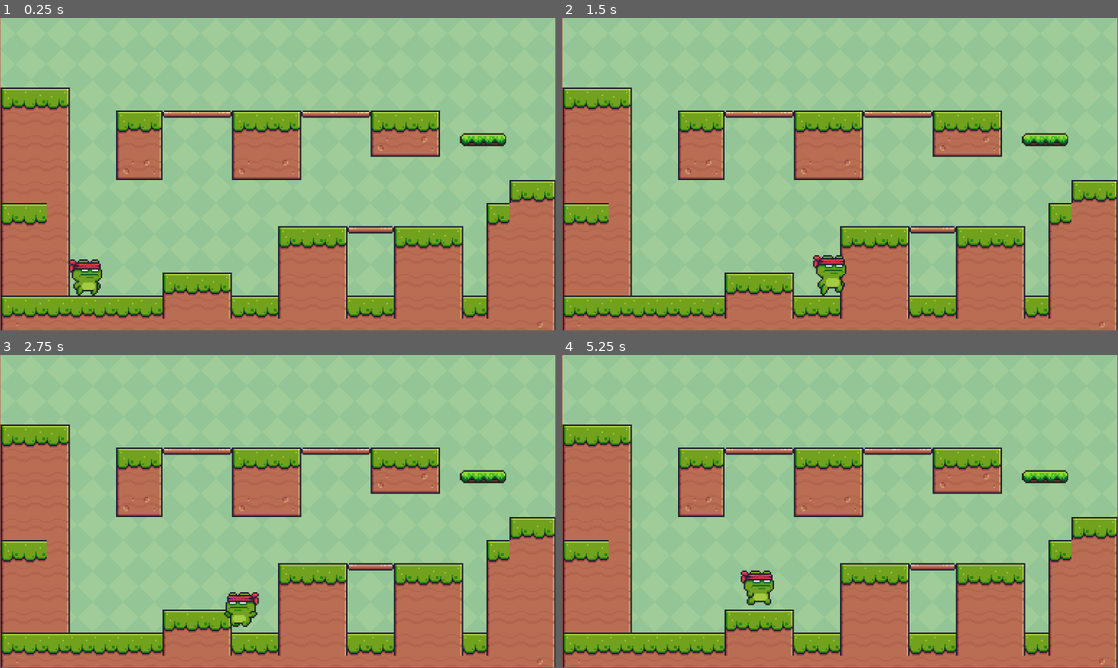
Above: before the commit, frames 1-4 (two rows, left to right).
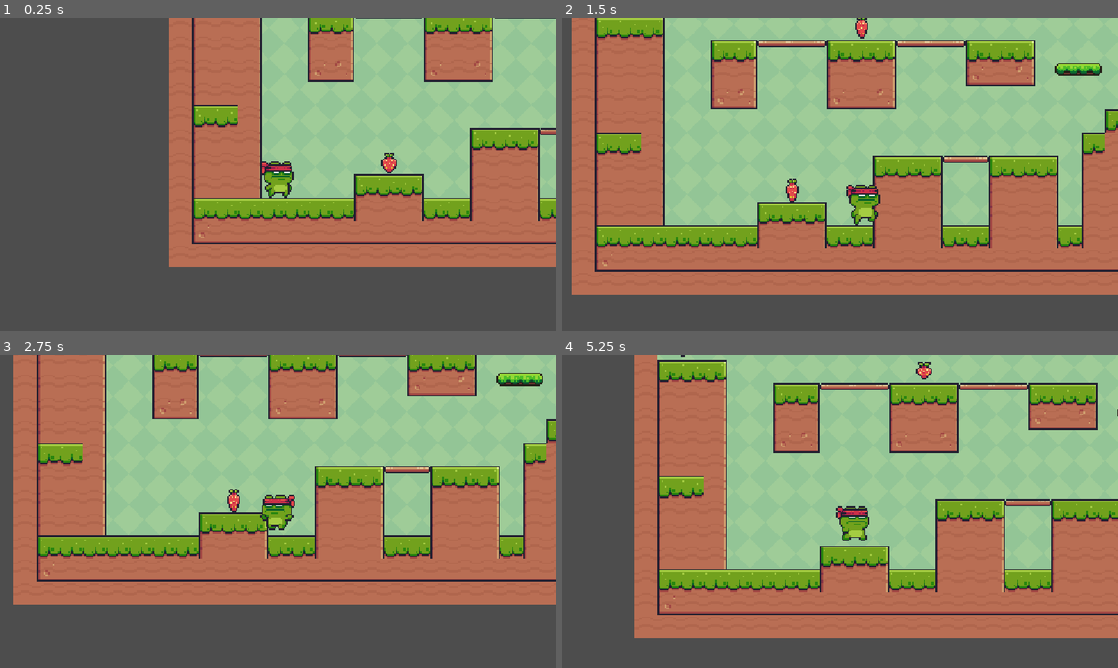
Above: after the commit, the same moments.

Repository: AbbYassine/My_Second
Game: Godot game, scene res://scenes/main.tscn
Same seed, same stepped clock (60 frames per second), same inputs: the game is played once before the commit and once after it.
Inputs:
- Up to frame 1 (0.25 s): no input
- Up to frame 2 (1.5 s): hold D (move_right) from 0.53 s (still down); tap Space (jump) at 0.77 s
- Up to frame 3 (2.75 s): tap Space (jump) at 1.52 s; release D (move_right) at 2.03 s; hold A (move_left) from 2.03 s (still down)
- Up to frame 4 (5.25 s): release A (move_left) at 2.78 s; hold D (move_right) 2.78-4.28 s; tap Space (jump) at 3.02, 3.77, 4.52 s; hold A (move_left) 4.28-5.03 s; hold D (move_right) from 5.03 s (still down)
In our replay, the window is 799x449 before the commit and 800x450 after it. These sizes can differ from the game's own. Grey fills any space a smaller window leaves; there, only what the larger window draws over its background counts as a difference.

The runs differ from the first frame. In frame 1, 78% of the frame differs, in the area x 0-100%, y 0-100%; in frame 2, 60%; in frame 3, 68%; in frame 4, 63%.

Commit message:
collectables + script for points

Diff:
--- a/project.godot
+++ b/project.godot
@@ -14,6 +14,11 @@
 run/main_scene="uid://dg4f6phtcbqqn"
 config/features=PackedStringArray("4.6", "Forward Plus")
 config/icon="res://icon.svg"
+
+[display]
+
+window/stretch/mode="canvas_items"
+window/stretch/aspect="expand"
 
 [input]
 
--- a/scenes/main.tscn
+++ b/scenes/main.tscn
@@ -4,6 +4,8 @@
 [ext_resource type="Texture2D" uid="uid://cqn1g5hwackjm" path="res://assets/Terrain/Terrain (16x16).png" id="2_0wfyh"]
 [ext_resource type="PackedScene" uid="uid://bvjfg1ah8v3ni" path="res://scenes/player.tscn" id="3_sugp2"]
 [ext_resource type="PackedScene" uid="uid://c28672vppc2c0" path="res://scenes/platforms.tscn" id="4_jyhfs"]
+[ext_resource type="PackedScene" uid="uid://ct886lrb7s7jb" path="res://scenes/straw_berrie.tscn" id="5_tbgi4"]
+[ext_resource type="Script" uid="uid://b2wh6mjxip3ro" path="res://scripts/game_manager.gd" id="6_tefeu"]
 
 [sub_resource type="TileSetAtlasSource" id="TileSetAtlasSource_sugp2"]
 texture = ExtResource("2_0wfyh")
@@ -269,11 +271,8 @@
 
 [node name="TextureRect" type="TextureRect" parent="." unique_id=1805760977]
 texture_filter = 1
-anchors_preset = 15
-anchor_right = 1.0
-anchor_bottom = 1.0
-grow_horizontal = 2
-grow_vertical = 2
+offset_right = 1154.0
+offset_bottom = 672.0
 texture = ExtResource("1_o5qli")
 stretch_mode = 1
 
@@ -288,5 +287,27 @@
 [node name="Player" parent="." unique_id=453283765 instance=ExtResource("3_sugp2")]
 position = Vector2(179, 528)
 
+[node name="Camera2D" type="Camera2D" parent="Player" unique_id=992539363]
+position_smoothing_enabled = true
+position_smoothing_speed = 7.0
+
 [node name="platforms" parent="." unique_id=1918979383 instance=ExtResource("4_jyhfs")]
 position = Vector2(1002, 253)
+
+[node name="collectables" type="Node" parent="." unique_id=1688253590]
+
+[node name="StrawBerrie" parent="collectables" unique_id=620352565 instance=ExtResource("5_tbgi4")]
+position = Vector2(53, 119)
+
+[node name="StrawBerrie4" parent="collectables" unique_id=165965896 instance=ExtResource("5_tbgi4")]
+position = Vector2(408, 504)
+
+[node name="StrawBerrie2" parent="collectables" unique_id=354760448 instance=ExtResource("5_tbgi4")]
+position = Vector2(1102, 311)
+
+[node name="StrawBerrie3" parent="collectables" unique_id=502045414 instance=ExtResource("5_tbgi4")]
+position = Vector2(552, 166)
+
+[node name="GameManager" type="Node" parent="." unique_id=491455208]
+unique_name_in_owner = true
+script = ExtResource("6_tefeu")
--- a/scenes/player.tscn
+++ b/scenes/player.tscn
@@ -2,13 +2,8 @@
 
 [ext_resource type="Texture2D" uid="uid://llnpack3bjgo" path="res://assets/Main Characters/Ninja Frog/Idle (32x32).png" id="1_3vyb7"]
 [ext_resource type="Script" uid="uid://bpllg0iwx0oxt" path="res://scripts/player.gd" id="1_g2els"]
-[ext_resource type="Texture2D" uid="uid://de5pm6v64g6sk" path="res://assets/Main Characters/Ninja Frog/Fall (32x32).png" id="2_qlg0r"]
 [ext_resource type="Texture2D" uid="uid://o8uavba4joua" path="res://assets/Main Characters/Ninja Frog/Jump (32x32).png" id="3_dqkch"]
 [ext_resource type="Texture2D" uid="uid://dl0jhilr4fdl6" path="res://assets/Main Characters/Ninja Frog/Run (32x32).png" id="4_qlg0r"]
-
-[sub_resource type="AtlasTexture" id="AtlasTexture_ujl30"]
-atlas = ExtResource("2_qlg0r")
-region = Rect2(0, 0, 32, 32)
 
 [sub_resource type="AtlasTexture" id="AtlasTexture_g2els"]
 atlas = ExtResource("1_3vyb7")
@@ -108,14 +103,6 @@
 
 [sub_resource type="SpriteFrames" id="SpriteFrames_jej6c"]
 animations = [{
-"frames": [{
-"duration": 1.0,
-"texture": SubResource("AtlasTexture_ujl30")
-}],
-"loop": true,
-"name": &"fall",
-"speed": 5.0
-}, {
 "frames": [{
 "duration": 1.0,
 "texture": SubResource("AtlasTexture_g2els")
@@ -215,7 +202,7 @@
 
 [node name="AnimatedSprite2D" type="AnimatedSprite2D" parent="." unique_id=1710477634]
 sprite_frames = SubResource("SpriteFrames_jej6c")
-animation = &"fall"
+animation = &"idle"
 autoplay = "idle"
 
 [node name="CollisionShape2D" type="CollisionShape2D" parent="." unique_id=1849845591]
--- /dev/null
+++ b/scenes/straw_berrie.tscn
@@ -0,0 +1,150 @@
+[gd_scene format=3 uid="uid://ct886lrb7s7jb"]
+
+[ext_resource type="Script" uid="uid://cbaghkyxa5wch" path="res://scripts/straw_berrie.gd" id="1_44iea"]
+[ext_resource type="Texture2D" uid="uid://cr3irw103ki7p" path="res://assets/Items/Fruits/Strawberry.png" id="1_bljau"]
+
+[sub_resource type="AtlasTexture" id="AtlasTexture_44iea"]
+atlas = ExtResource("1_bljau")
+region = Rect2(0, 0, 32, 32)
+
+[sub_resource type="AtlasTexture" id="AtlasTexture_6an8c"]
+atlas = ExtResource("1_bljau")
+region = Rect2(32, 0, 32, 32)
+
+[sub_resource type="AtlasTexture" id="AtlasTexture_yug8t"]
+atlas = ExtResource("1_bljau")
+region = Rect2(64, 0, 32, 32)
+
+[sub_resource type="AtlasTexture" id="AtlasTexture_22co8"]
+atlas = ExtResource("1_bljau")
+region = Rect2(96, 0, 32, 32)
+
+[sub_resource type="AtlasTexture" id="AtlasTexture_vvdip"]
+atlas = ExtResource("1_bljau")
+region = Rect2(128, 0, 32, 32)
+
+[sub_resource type="AtlasTexture" id="AtlasTexture_mjele"]
+atlas = ExtResource("1_bljau")
+region = Rect2(160, 0, 32, 32)
+
+[sub_resource type="AtlasTexture" id="AtlasTexture_q6t8w"]
+atlas = ExtResource("1_bljau")
+region = Rect2(192, 0, 32, 32)
+
+[sub_resource type="AtlasTexture" id="AtlasTexture_nkeph"]
+atlas = ExtResource("1_bljau")
+region = Rect2(224, 0, 32, 32)
+
+[sub_resource type="AtlasTexture" id="AtlasTexture_gwtgp"]
+atlas = ExtResource("1_bljau")
+region = Rect2(256, 0, 32, 32)
+
+[sub_resource type="AtlasTexture" id="AtlasTexture_s5vav"]
+atlas = ExtResource("1_bljau")
+region = Rect2(288, 0, 32, 32)
+
+[sub_resource type="AtlasTexture" id="AtlasTexture_oaa4g"]
+atlas = ExtResource("1_bljau")
+region = Rect2(320, 0, 32, 32)
+
+[sub_resource type="AtlasTexture" id="AtlasTexture_k6b6d"]
+atlas = ExtResource("1_bljau")
+region = Rect2(352, 0, 32, 32)
+
+[sub_resource type="AtlasTexture" id="AtlasTexture_hv5p6"]
+atlas = ExtResource("1_bljau")
+region = Rect2(384, 0, 32, 32)
+
+[sub_resource type="AtlasTexture" id="AtlasTexture_ffi8e"]
+atlas = ExtResource("1_bljau")
+region = Rect2(416, 0, 32, 32)
+
+[sub_resource type="AtlasTexture" id="AtlasTexture_ti2iy"]
+atlas = ExtResource("1_bljau")
+region = Rect2(448, 0, 32, 32)
+
+[sub_resource type="AtlasTexture" id="AtlasTexture_3ouxa"]
+atlas = ExtResource("1_bljau")
+region = Rect2(480, 0, 32, 32)
+
+[sub_resource type="AtlasTexture" id="AtlasTexture_bewab"]
+atlas = ExtResource("1_bljau")
+region = Rect2(512, 0, 32, 32)
+
+[sub_resource type="SpriteFrames" id="SpriteFrames_5kgpu"]
+animations = [{
+"frames": [{
+"duration": 1.0,
+"texture": SubResource("AtlasTexture_44iea")
+}, {
+"duration": 1.0,
+"texture": SubResource("AtlasTexture_6an8c")
+}, {
+"duration": 1.0,
+"texture": SubResource("AtlasTexture_yug8t")
+}, {
+"duration": 1.0,
+"texture": SubResource("AtlasTexture_22co8")
+}, {
+"duration": 1.0,
+"texture": SubResource("AtlasTexture_vvdip")
+}, {
+"duration": 1.0,
+"texture": SubResource("AtlasTexture_mjele")
+}, {
+"duration": 1.0,
+"texture": SubResource("AtlasTexture_q6t8w")
+}, {
+"duration": 1.0,
+"texture": SubResource("AtlasTexture_nkeph")
+}, {
+"duration": 1.0,
+"texture": SubResource("AtlasTexture_gwtgp")
+}, {
+"duration": 1.0,
+"texture": SubResource("AtlasTexture_s5vav")
+}, {
+"duration": 1.0,
+"texture": SubResource("AtlasTexture_oaa4g")
+}, {
+"duration": 1.0,
+"texture": SubResource("AtlasTexture_k6b6d")
+}, {
+"duration": 1.0,
+"texture": SubResource("AtlasTexture_hv5p6")
+}, {
+"duration": 1.0,
+"texture": SubResource("AtlasTexture_ffi8e")
+}, {
+"duration": 1.0,
+"texture": SubResource("AtlasTexture_ti2iy")
+}, {
+"duration": 1.0,
+"texture": SubResource("AtlasTexture_3ouxa")
+}, {
+"duration": 1.0,
+"texture": SubResource("AtlasTexture_bewab")
+}],
+"loop": true,
+"name": &"default",
+"speed": 15.0
+}]
+
+[sub_resource type="CapsuleShape2D" id="CapsuleShape2D_y3o8m"]
+radius = 4.0
+height = 12.0
+
+[node name="StrawBerrie" type="Area2D" unique_id=620352565]
+scale = Vector2(3, 3)
+script = ExtResource("1_44iea")
+
+[node name="AnimatedSprite2D" type="AnimatedSprite2D" parent="." unique_id=1284059740]
+texture_filter = 1
+sprite_frames = SubResource("SpriteFrames_5kgpu")
+autoplay = "default"
+frame_progress = 0.9598291
+
+[node name="CollisionShape2D" type="CollisionShape2D" parent="." unique_id=960208872]
+shape = SubResource("CapsuleShape2D_y3o8m")
+
+[connection signal="body_entered" from="." to="." method="_on_body_entered"]
--- /dev/null
+++ b/scripts/game_manager.gd
@@ -0,0 +1,7 @@
+extends Node
+
+var points = 0
+
+func add_Points():
+	points += 1
+	print(points)
--- /dev/null
+++ b/scripts/straw_berrie.gd
@@ -0,0 +1,9 @@
+extends Area2D
+
+@onready var game_manager: Node = %GameManager
+
+
+func _on_body_entered(body: Node2D) -> void:
+	if body.name == "Player" :
+		queue_free()
+		game_manager.add_Points()
Not shown, added: scripts/game_manager.gd.uid
Not shown, added: scripts/straw_berrie.gd.uid
